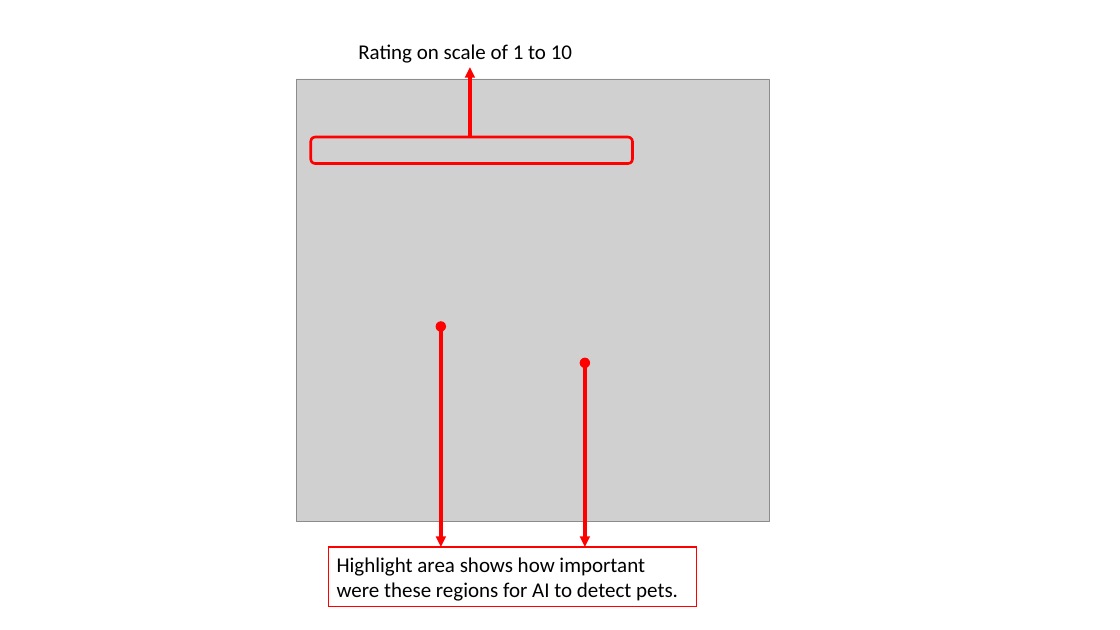
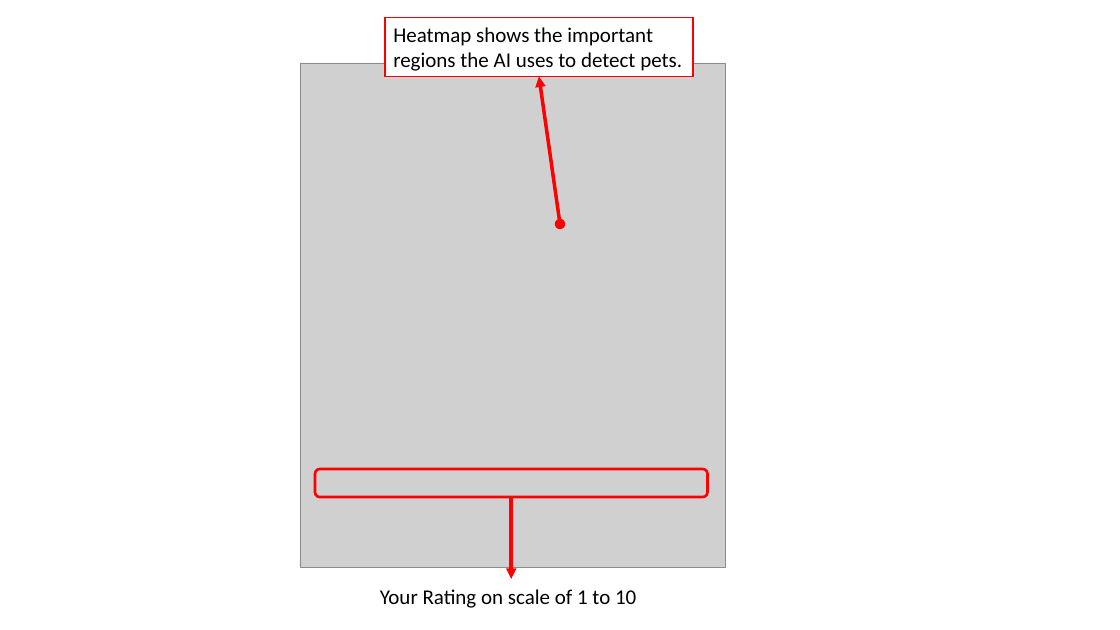
Before and after one commit to SinaMohseni/Text-classification-explanation-evaluation, a slide deck: slide 2 of user-study/instructions/Instructions.pptx. Drawn at 1120x630 pixels with LibreOffice and Linux fonts; fonts in the diff are those of the drawing; grey boxes stand for pictures. Boxes give left, top, right and bottom in pixels: in the first picture for what was removed or moved away, otherwise in the second. Text is boxed around its words. In the diff, an @@ line names an element or a change of style, - is before the commit and + after.

```diff
--- a/user-study/instructions/Instructions.pptx
+++ b/user-study/instructions/Instructions.pptx
@@ rectangle "Heatmap shows the important regions ...": place and size @@
-rectangle "Heatmap shows the important regions ..." at [329, 547, 697, 607]
+rectangle "Heatmap shows the important regions ..." at [385, 17, 693, 76]
@@ text in rectangle at [393, 27, 682, 71]: text changed @@
-Highlight area shows how important were these regions for AI to detect pets.
+Heatmap shows the important regions the AI uses to detect pets.
@@ picture: place and size @@
-picture at [297, 79, 769, 522]
+picture at [300, 63, 725, 567]
@@ double arrow moved from (585, 363) - (585, 547) to (560, 224) - (539, 76) @@
@@ double arrow removed from (441, 327) to (441, 547) @@
@@ rounded rectangle: place and size @@
-rounded rectangle at [311, 137, 633, 164]
+rounded rectangle at [315, 469, 707, 497]
@@ arrow moved from (470, 137) - (470, 67) to (512, 497) - (512, 579) @@
@@ text at [380, 589, 636, 608]: text changed @@
-Rating on scale of 1 to 10
+Your Rating on scale of 1 to 10
```
Also in this commit, not shown: 6 other slides changed, 16 other files.
